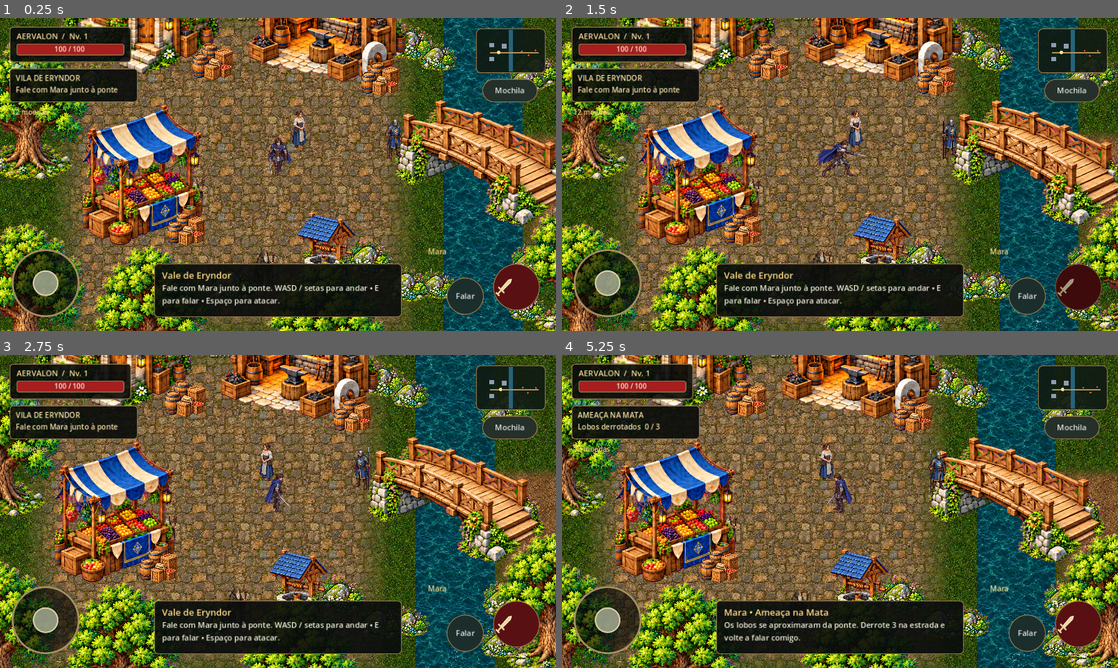
Above: before the commit, frames 1-4 (two rows, left to right).
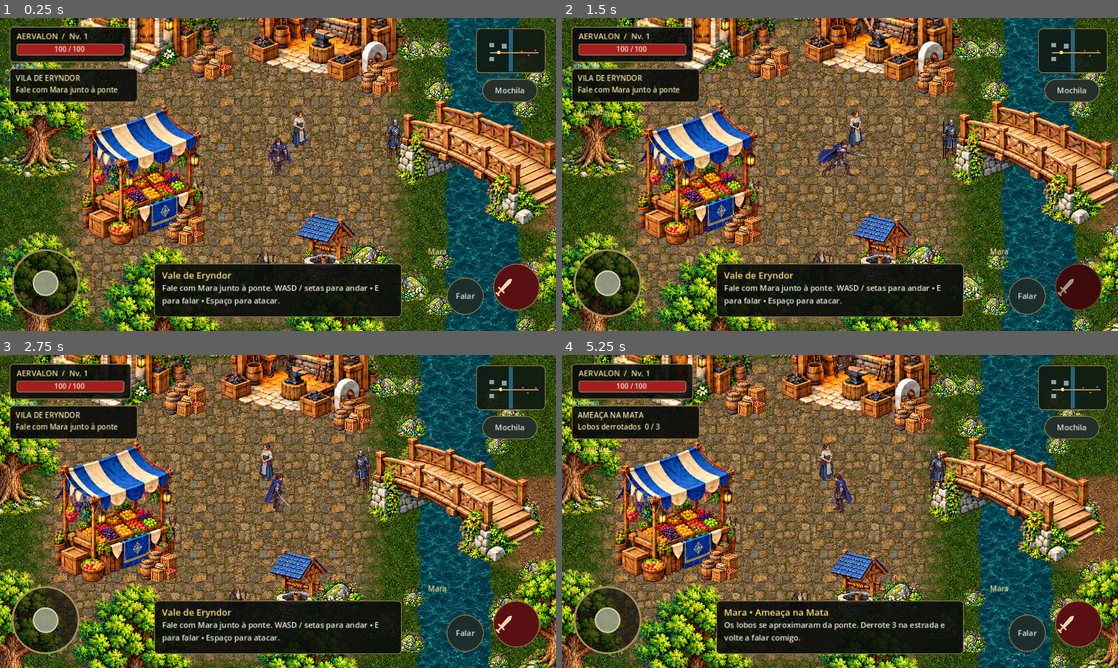
Above: after the commit, the same moments.

Repository: Surgaj/Aervalon
Game: Godot game, scene res://scenes/world/eryndor.tscn
Two runs of this game, one before a commit and one after it. Both use one fixed random seed, a clock stepped at 60 frames per second and the inputs below.
Inputs (mouse positions are in pixels of both pictures, inside the frame that each line leads up to):
- Up to frame 1 (0.25 s): no input
- Up to frame 2 (1.5 s): click (1079, 287) at 0.52 s; tap Enter at 1.25 s; move the mouse to (962, 158) at 1.27 s; hold D (move_right) from 1.28 s (still down); tap Space (attack) at 1.35 s; click (962, 158) at 1.42 s
- Up to frame 3 (2.75 s): release D (move_right) at 2 s; drag from (166, 527) to (250, 574) at 2.02 s
- Up to frame 4 (5.25 s): move the mouse to (895, 442) at 2.77 s; hold D (move_right) 2.78-3.5 s; tap E (interact) at 2.85 s; tap Space (attack) at 3.05, 4.35 s; drag from (812, 574) to (673, 464) at 3.52 s; move the mouse to (1006, 558) at 4.27 s; hold A (move_left) 4.28-5 s; drag from (673, 464) to (756, 433) at 5.02 s

The runs differ from the first frame. In frame 1, 16% of the frame differs, in the area x 0-100%, y 0-100%; in frame 2, 16%; in frame 3, 16%; in frame 4, 16%.

Commit message:
test: verify RPG loop and preserve stable release when publishing preview

Diff:
--- a/scripts/world_art_v2.gd
+++ b/scripts/world_art_v2.gd
@@ -4,8 +4,10 @@
 var trees: Array[Sprite2D] = []
 var phase := 0.0
 var yworld: Node2D
+var variation := RandomNumberGenerator.new()
 var terrain: Node2D
 func _ready():
+	variation.seed = 417
 	yworld = get_parent().get_node("YSortWorld")
 	terrain = get_parent().get_node("Terrain")
 	ground("grass",Rect2(0,0,1900,1100),false,Color(0.58,0.68,0.51))
@@ -13,7 +15,7 @@
 	ground("dirt",Rect2(1025,505,780,220),true,Color(0.87,0.83,0.72))
 	var river = ground("water",Rect2(915,0,145,1100),false,Color(0.65,0.9,0.92))
 	var water_shader = Shader.new()
-	water_shader.code = "shader_type canvas_item; varying vec4 tint; void vertex(){tint=COLOR;} void fragment(){ vec2 uv=UV+vec2(sin(UV.y*26.0+TIME)*0.009,TIME*0.018); COLOR=texture(TEXTURE,uv)*tint; }"
+	water_shader.code = "shader_type canvas_item; varying vec4 tint; varying vec2 local; void vertex(){tint=COLOR;local=VERTEX;} void fragment(){ vec2 uv=UV+vec2(sin(UV.y*26.0+TIME)*0.009,TIME*0.018); float edge=abs(local.x)+12.0*sin(local.y*0.013)+7.0*sin(local.y*0.039); vec4 c=texture(TEXTURE,uv)*tint; c.a*=1.0-smoothstep(249.0,290.0,edge); COLOR=c; }"
 	var material = ShaderMaterial.new()
 	material.shader = water_shader
 	river.material = material
@@ -22,7 +24,9 @@
 	wall_polygon([Vector2(915,589),Vector2(1060,659),Vector2(1060,1100),Vector2(915,1100)])
 	prop("bridge",Vector2(990,684),330,Vector2.ZERO,false)
 	prop("house",Vector2(360,405),310,Vector2(210,85))
-	prop("forge",Vector2(700,420),310,Vector2(200,65))
+	var forge = prop("forge",Vector2(700,420),310,Vector2(200,65))
+	forge.get_parent().position.y -= 105
+	for child in forge.get_parent().get_children(): child.position.y += 105
 	prop("market",Vector2(360,720),220,Vector2(135,55))
 	prop("well",Vector2(695,805),115,Vector2(65,36))
 	prop("supplies",Vector2(490,416),76,Vector2(48,28))
@@ -33,13 +37,17 @@
 	prop("flowers",Vector2(527,825),92,Vector2.ZERO)
 	# Trees frame routes and offer deliberate front/back occlusion test points.
 	for point in [Vector2(150,270),Vector2(155,600),Vector2(150,940),Vector2(380,980),Vector2(700,1010),Vector2(820,265),V …(251 unchanged characters)…
-		var tree = prop("tree",point,220,Vector2(27,24))
+		var width = variation.randf_range(188,236)
+		var tree = prop("tree",point+Vector2(variation.randf_range(-16,16),variation.randf_range(-10,10)),width,Vector2(27,24))
+		tree.flip_h = variation.randf()>0.5
+		tree.modulate = Color(variation.randf_range(0.90,1.0),variation.randf_range(0.92,1.0),variation.randf_range(0.88,1.0))
 		trees.append(tree)
 	for point in [Vector2(1130,720),Vector2(1350,450),Vector2(1625,760),Vector2(1790,500),Vector2(850,825),Vector2(858,380),Vector2(1090,430),Vector2(1080,785),Vector2(865,990),Vector2(1700,590)]:
-		prop("flowers",point,85,Vector2(33,18))
-	for y in [100,250,400,820,990]:
-		prop("flowers",Vector2(905,y),70,Vector2.ZERO)
-		prop("flowers",Vector2(1070,y+40),70,Vector2.ZERO)
+		var flowers = prop("flowers",point,variation.randf_range(48,83),Vector2(26,14))
+		flowers.flip_h = variation.randf()>0.5
+	for y in [60,155,270,375,455,765,850,950,1070]:
+		prop("flowers",Vector2(913-variation.randf_range(0,8),y),variation.randf_range(38,62),Vector2.ZERO)
+		prop("flowers",Vector2(1063+variation.randf_range(0,8),y+30),variation.randf_range(38,62),Vector2.ZERO)
 	wall(Rect2(-30,-30,1960,30))
 	wall(Rect2(-30,1100,1960,30))
 	wall(Rect2(-30,0,30,1100))
@@ -62,7 +70,7 @@
 	terrain.add_child(sprite)
 	if feather:
 		var shader = Shader.new()
-		shader.code = "shader_type canvas_item; varying vec2 local …(107 unchanged characters)… t; vec2 a=abs(local)/vec2(%f,%f); float e=max(a.x,a.y); c.a*=1.0-smoothstep(0.75,1.0,e); COLOR=c;}" % [rect.size.x*2,rect.size.y*2]
+		shader.code = "shader_type canvas_item; varying vec2 local …(107 unchanged characters)… t; vec2 a=abs(local)/vec2(%f,%f); float noise=0.028*sin(local.x*0.043)*sin(local.y*0.033)+0.025*sin(local.y*0.061); float e=pow(pow(a.x,6.0)+pow(a.y,6.0),1.0/6.0)+noise; c.a*=1.0-smoothstep(0.76,0.98,e); COLOR=c;}" % [rect.size.x*2,rect.size.y*2]
 		var mat = ShaderMaterial.new()
 		mat.shader = shader
 		sprite.material = mat
--- a/tests/slice_test.gd
+++ b/tests/slice_test.gd
@@ -13,6 +13,7 @@
 	await physics_frame
 	var world = current_scene
 	var player = world.player
+	var starting_coins = world.coins
 	check(world.get_node("YSortWorld").y_sort_enabled,"Actors and props share Y-sort")
 	check(get_nodes_in_group("enemy").size()==3,"Three wolves loaded with raster animation")
 	var mara = get_nodes_in_group("npc")[0]
@@ -47,13 +48,78 @@
 		while foe.health>0: player._strike()
 	check(world.quest_kills==3 and not world.quest_complete,"Three kills require return to Mara")
 	world.npc_dialogue(mara)
-	check(world.quest_complete and world.coins==25,"Mara completes quest and grants reward")
+	check(world.quest_complete and world.coins==starting_coins+25,"Mara completes quest and grants reward")
 	world.npc_dialogue(mara)
-	check(world.coins==25,"Reward cannot be claimed twice")
+	check(world.coins==starting_coins+25,"Reward cannot be claimed twice")
 	player.hit_time = 0
-	player.take_damage(100)
+	player.take_damage(999)
 	check(player.death_time>0,"Death animation state starts")
 	for i in 105: await physics_frame
-	check(player.health==100 and player.position.distance_to(player.spawn)<2,"Death returns player safely to village")
+	check(player.health==player.max_health and player.position.distance_to(player.spawn)<2,"Death returns player safely to village")
+	# Inventory, trade and equipment exercise the same handlers as the touch UI.
+	check(world.rpg.level==2 and world.rpg.xp==45,"Combat and mission XP level up once")
+	check(get_nodes_in_group("loot").size()==3,"Wolves leave visible loot nodes")
+	for drop in get_nodes_in_group("loot"): drop.collect()
+	check(world.rpg.inventory.get("wolf_pelt",0)==3,"Ground drops enter inventory")
+	var before_sale = world.coins
+	check(world.rpg.sell("wolf_pelt")=="Item vendido" and world.coins==before_sale+5,"Loot sale pays exactly once")
+	world.coins=0
+	check(world.rpg.buy("iron_sword","borin")=="Moedas insuficientes" and not world.rpg.inventory.has("iron_sword"),"Insufficient funds cannot mint items")
+	check(world.rpg.buy("iron_sword","merchant")=="Item indisponível","Shop rejects foreign stock")
+	world.coins=70
+	check(world.rpg.buy("iron_sword","borin")=="Item comprado" and world.coins==32,"Purchase transfers coins into an inventory item")
+	var old_attack = world.rpg.attack()
+	world.use_item("iron_sword")
+	check(world.rpg.attack()==old_attack+8,"Equipped sword increases real attack")
+	check(world.rpg.sell("iron_sword")!="Item vendido","Cannot sell the equipped last copy")
+	world.rpg.buy("leather_armor","borin")
+	world.use_item("leather_armor")
+	player.hit_time=0
+	var hp=player.health
+	player.take_damage(12)
+	check(player.health==hp-9,"Armor reduces incoming damage")
+	player.health=35
+	check(world.use_item("potion")=="Vida recuperada" and player.health==80,"Potion consumes one item and heals")
+	player.health=player.max_health
+	var potion_count=world.rpg.inventory.get("potion",0)
+	world.use_item("potion")
+	check(world.rpg.inventory.get("potion",0)==potion_count,"Full health does not waste potions")
+	world.hud.open_inventory("borin")
+	player.attack_cooldown=0
+	player.attack()
+	check(world.modal_open and player.attack_time==0,"Trade panel blocks combat")
+	player.set_touch_direction(Vector2.RIGHT)
+	var stopped=player.position
+	for i in 5: await physics_frame
+	check(player.position==stopped,"Trade panel blocks movement")
+	world.hud.inventory_panel.close()
+	world.persist()
+	var copy=load("res://scripts/rpg_state.gd").new()
+	check(copy.restore(world.rpg.snapshot()) and copy.equipment.weapon=="iron_sword" and copy.quest=="complete" and copy.level==2,"Save round trip retains progression and gear")
+	copy.save_path="user://qa-rpg-save.json"
+	check(copy.save_game(),"Native atomic save succeeds")
+	var reloaded=load("res://scripts/rpg_state.gd").new()
+	reloaded.save_path=copy.save_path
+	check(reloaded.load_game() and reloaded.snapshot()==copy.snapshot(),"Actual file reload restores every saved field")
+	DirAccess.remove_absolute(copy.save_path)
+	check(not copy.restore({"version":999}),"Unknown save version is rejected")
+	var before_death=world.rpg.snapshot()
+	player.hit_time=0
+	player.take_damage(999)
+	for i in 105: await physics_frame
+	check(world.rpg.snapshot()==before_death,"Death preserves inventory, level, coins and quest")
+	var respawner=enemies[0]
+	respawner.set_physics_process(true)
+	respawner.dead_time=26
+	for i in 3: await physics_frame
+	check(respawner.health==75 and respawner.position.distance_to(respawner.origin)<5,"Wolf respawns away from the player")
+	world.quest_started=false
+	world.quest_kills=0
+	world.quest_complete=false
+	player.position=Vector2(1150,600)
+	for i in 3: await physics_frame
+	check(not world.quest_started,"Crossing coordinates never starts the quest")
+	world._enemy_died()
+	check(world.quest_kills==0 and not world.quest_started,"Kills before conversation do not start quest")
 	print("SLICE TEST COMPLETE: ",failures," failure(s)")
 	quit(1 if failures else 0)
Not shown, changed: .github/workflows/deploy-web.yml
Not shown, changed: tests/browser/smoke.cjs
